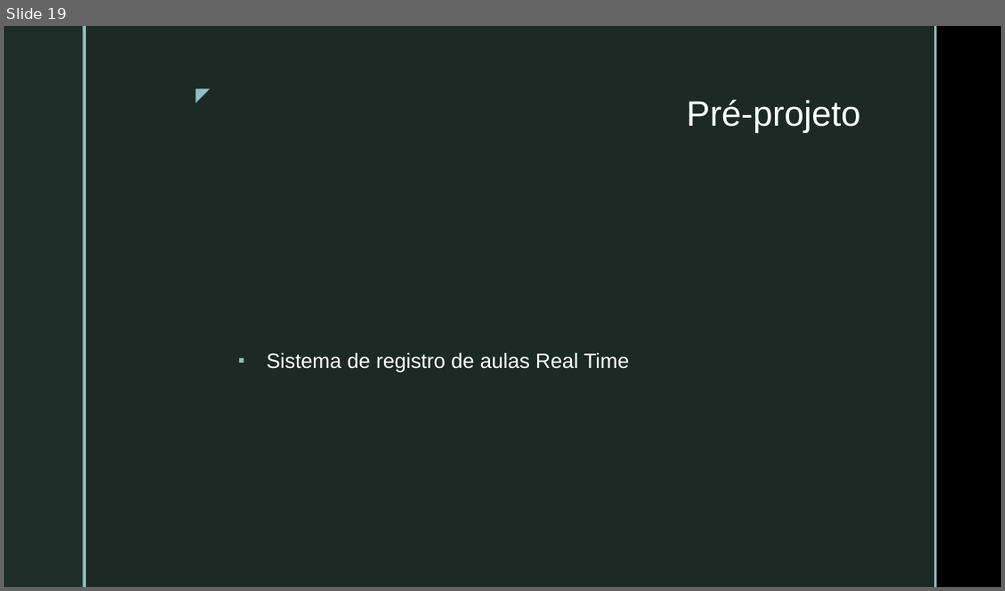
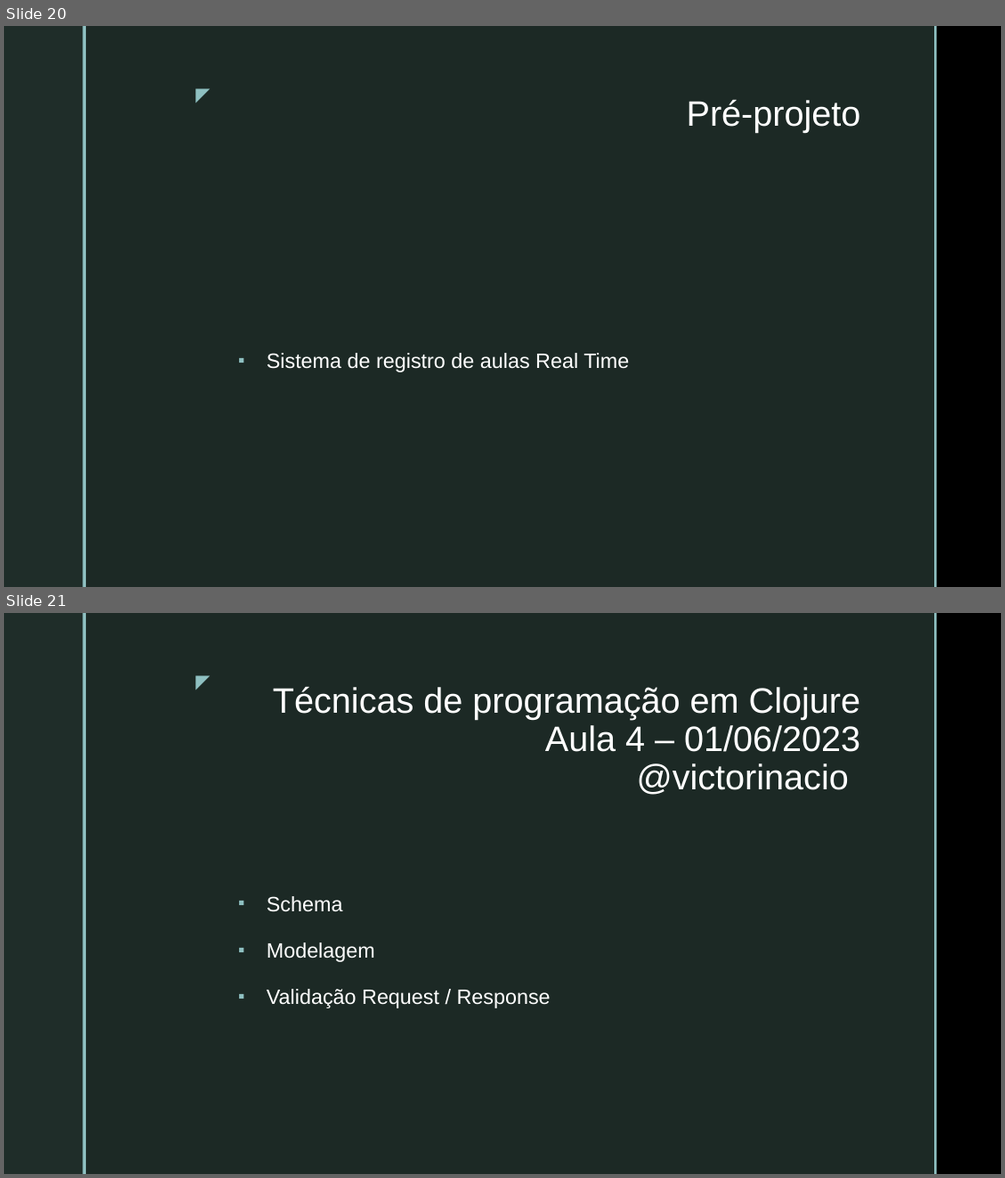
Before and after one commit to VictorInacio/curso-clojure-mybank, a slide deck: doc/NUBOOT-MOD3-PROG-TEC-CLJ.pptx. Shown one above the other, each under a label of ours: slide 19 before the commit, slides 20 and 21 after it. The pictures are 1005x591 and 1005x1178 pixels, drawn with LibreOffice and Linux fonts; fonts in the diff are those of the drawing; background and template pictures are left out. Boxes give left, top, right and bottom in pixels: in the first picture for what was removed or moved away, otherwise in the second. Text is boxed around its words. In the diff, an @@ line names an element or a change of style, - is before the commit and + after.

Commit message:
aula 4 - Plumatic Schema

```diff
--- a/doc/NUBOOT-MOD3-PROG-TEC-CLJ.pptx
+++ b/doc/NUBOOT-MOD3-PROG-TEC-CLJ.pptx
@@ slide 21 added at (x1=4, y1=613, x2=1001, y2=1174), background picture (left out); not listed: 5 template elements that a slide beside it also shows @@
@@ title added at (x1=273, y1=686, x2=860, y2=795), 34 pt, text #FFFFFF @@
+Técnicas de programação em Clojure
+Aula 4 – 01/06/2023
+@victorinacio
@@ text added at (x1=267, y1=896, x2=550, y2=1008), 20 pt, text #FFFFFF @@
+▪ Schema
+▪ Modelagem
+▪ Validação Request / Response
@@ what was slide 19 is now slide 20 @@
```
Also in this commit, not shown: 5 slides changed, 3 other slides added, 1 slide removed, 9 other files.
